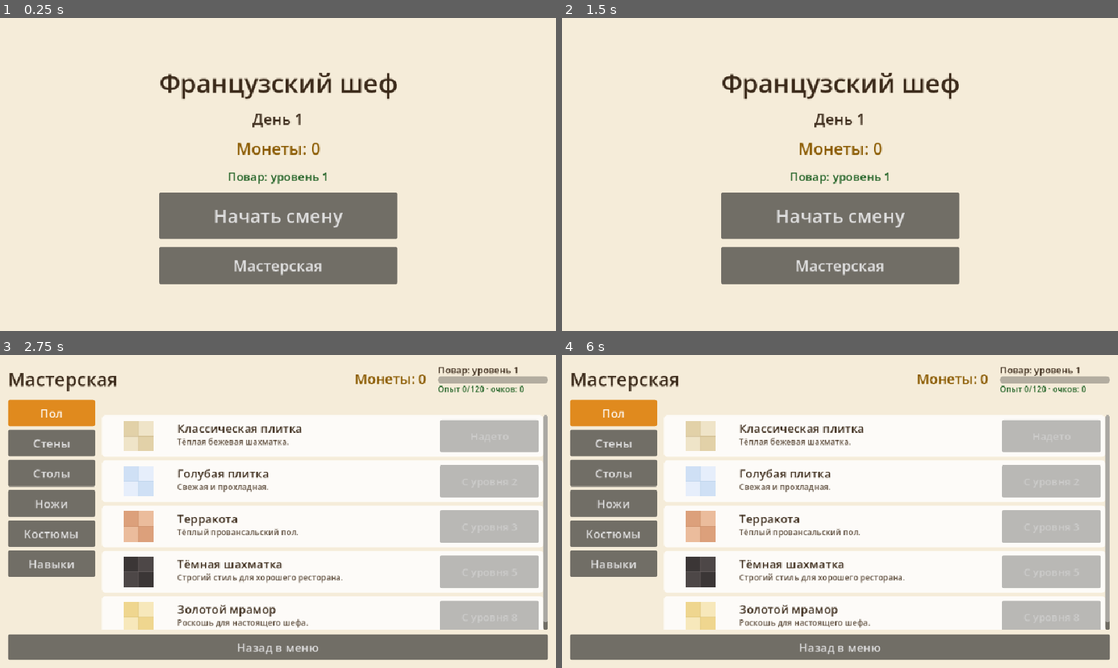
Above: before the commit, frames 1-4 (two rows, left to right).
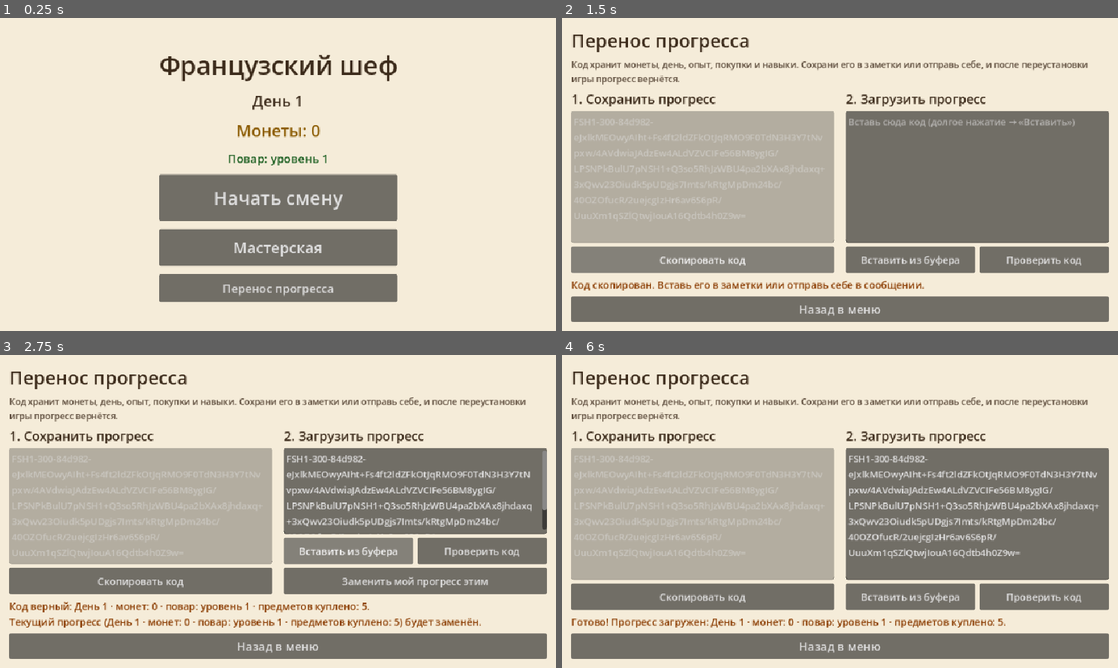
Above: after the commit, the same moments.

Repository: makedonski792-dot/Cheef-NAT
Game: Godot game, scene res://scenes/main_menu.tscn
Two runs of this game, one before a commit and one after it. Both use one fixed random seed, a clock stepped at 60 frames per second and the inputs below.
Inputs (mouse positions are in pixels of both pictures, inside the frame that each line leads up to):
- Up to frame 1 (0.25 s): no input
- Up to frame 2 (1.5 s): click (840, 287) at 0.5 s, where only the run after the commit has a clickable "Перенос прогресса"; click (701, 259) at 1.25 s, where only the run after the commit has a clickable "Скопировать код"
- Up to frame 3 (2.75 s): click (350, 596) at 2 s, where only the run after the commit has a clickable "Вставить из буфера"
- Up to frame 4 (6 s): click (701, 580) at 2.75 s, where only the run after the commit has a clickable "Скопировать код"; click (912, 567) at 3.5 s, where only the run after the commit has a clickable "Вставить из буфера"; click (912, 552) at 4.25 s, where only the run after the commit has a clickable "Вставить из буфера"; click (1045, 552) at 5 s, where only the run after the commit has a clickable "Проверить код"; click (979, 580) at 5.75 s, where only the run after the commit has a clickable "Заменить мой прогресс этим"

The runs differ from the first frame. In frame 1, 13% of the frame differs, in the area x 28-72%, y 11-91%; in frame 2, 57%; in frame 3, 67%; in frame 4, 68%, in the area x 1-99%, y 3-98%.

Commit message:
Перенос прогресса: код с контрольной суммой, копирование и загрузка, экран в меню
Co-Authored-By: Claude Sonnet 5.5 <noreply@anthropic.com>

Diff:
--- a/scenes/main_menu.gd
+++ b/scenes/main_menu.gd
@@ -61,6 +61,19 @@
 	shop_button.pressed.connect(_on_shop_pressed)
 	column.add_child(shop_button)
 
+	# Перенос прогресса: сохранить код или загрузить его после переустановки
+	var transfer_button := Button.new()
+	transfer_button.text = "Перенос прогресса"
+	transfer_button.custom_minimum_size = Vector2(320, 48)
+	transfer_button.add_theme_font_size_override("font_size", 20)
+	transfer_button.pressed.connect(_on_transfer_pressed)
+	column.add_child(transfer_button)
+
+
+# Открываем перенос прогресса
+func _on_transfer_pressed() -> void:
+	get_tree().change_scene_to_file("res://scenes/transfer.tscn")
+
 
 # Открываем Мастерскую
 func _on_shop_pressed() -> void:
--- /dev/null
+++ b/scenes/transfer.gd
@@ -0,0 +1,177 @@
+extends Control
+# Перенос прогресса: сохранить его в виде кода (скопировать) и загрузить обратно.
+# Нужно, если игру пришлось удалить и поставить заново, или при смене телефона.
+
+const INK := Color("3b2a1a")
+
+var _export_box: TextEdit
+var _import_box: TextEdit
+var _message: Label
+var _confirm_button: Button
+var _pending_data: Dictionary = {}   # проверенный код, ждущий подтверждения
+
+
+func _ready() -> void:
+	var background := ColorRect.new()
+	background.color = Color("f5ecd9")
+	background.set_anchors_preset(Control.PRESET_FULL_RECT)
+	add_child(background)
+
+	var margin := MarginContainer.new()
+	margin.set_anchors_preset(Control.PRESET_FULL_RECT)
+	for side in ["left", "right", "top", "bottom"]:
+		margin.add_theme_constant_override("margin_" + side, 16)
+	add_child(margin)
+
+	var root := VBoxContainer.new()
+	root.add_theme_constant_override("separation", 8)
+	margin.add_child(root)
+
+	root.add_child(_label("Перенос прогресса", 32, INK))
+	var hint := _label("Код хранит монеты, день, опыт, покупки и навыки. Сохрани его в заметки или отправь себе, и после переустановки игры прогресс вернётся.", 15, Color("5b4a3a"))
+	hint.autowrap_mode = TextServer.AUTOWRAP_WORD_SMART
+	root.add_child(hint)
+
+	var columns := HBoxContainer.new()
+	columns.size_flags_vertical = Control.SIZE_EXPAND_FILL
+	columns.add_theme_constant_override("separation", 20)
+	root.add_child(columns)
+
+	columns.add_child(_build_export_column())
+	columns.add_child(_build_import_column())
+
+	_message = _label("", 17, Color("8a3b00"))
+	_message.autowrap_mode = TextServer.AUTOWRAP_WORD_SMART
+	root.add_child(_message)
+
+	var back := Button.new()
+	back.text = "Назад в меню"
+	back.custom_minimum_size = Vector2(0, 44)
+	back.add_theme_font_size_override("font_size", 20)
+	back.pressed.connect(_on_back_pressed)
+	root.add_child(back)
+
+
+# ---------- Сохранить: скопировать код ----------
+
+func _build_export_column() -> Control:
+	var column := VBoxContainer.new()
+	column.size_flags_horizontal = Control.SIZE_EXPAND_FILL
+	column.add_theme_constant_override("separation", 6)
+	column.add_child(_label("1. Сохранить прогресс", 22, INK))
+
+	_export_box = TextEdit.new()
+	_export_box.editable = false
+	_export_box.wrap_mode = TextEdit.LINE_WRAPPING_BOUNDARY
+	_export_box.size_flags_vertical = Control.SIZE_EXPAND_FILL
+	_export_box.text = GameState.export_code()
+	column.add_child(_export_box)
+
+	var copy := _button("Скопировать код")
+	copy.pressed.connect(_on_copy_pressed)
+	column.add_child(copy)
+	return column
+
+
+# ---------- Загрузить: вставить код ----------
+
+func _build_import_column() -> Control:
+	var column := VBoxContainer.new()
+	column.size_flags_horizontal = Control.SIZE_EXPAND_FILL
+	column.add_theme_constant_override("separation", 6)
+	column.add_child(_label("2. Загрузить прогресс", 22, INK))
+
+	_import_box = TextEdit.new()
+	_import_box.placeholder_text = "Вставь сюда код (долгое нажатие → «Вставить»)"
+	_import_box.wrap_mode = TextEdit.LINE_WRAPPING_BOUNDARY
+	_import_box.size_flags_vertical = Control.SIZE_EXPAND_FILL
+	_import_box.text_changed.connect(_on_import_text_changed)
+	column.add_child(_import_box)
+
+	var buttons := HBoxContainer.new()
+	buttons.add_theme_constant_override("separation", 8)
+	column.add_child(buttons)
+
+	var paste := _button("Вставить из буфера")
+	paste.pressed.connect(_on_paste_pressed)
+	buttons.add_child(paste)
+
+	var check := _button("Проверить код")
+	check.pressed.connect(_on_check_pressed)
+	buttons.add_child(check)
+
+	_confirm_button = _button("Заменить мой прогресс этим")
+	_confirm_button.visible = false
+	_confirm_button.pressed.connect(_on_confirm_pressed)
+	column.add_child(_confirm_button)
+	return column
+
+
+func _on_copy_pressed() -> void:
+	DisplayServer.clipboard_set(_export_box.text)
+	_message.text = "Код скопирован. Вставь его в заметки или отправь себе в сообщении."
+
+
+func _on_paste_pressed() -> void:
+	_import_box.text = DisplayServer.clipboard_get()
+	_on_import_text_changed()
+	if _import_box.text.strip_edges() == "":
+		_message.text = "В буфере обмена ничего нет. Сначала скопируй код."
+	else:
+		_on_check_pressed()
+
+
+# Если код поменяли, прежняя проверка уже не действует
+func _on_import_text_changed() -> void:
+	_pending_data = {}
+	_confirm_button.visible = false
+
+
+# Проверить код и показать, что в нём лежит
+func _on_check_pressed() -> void:
+	var result := ProgressCode.decode(_import_box.text)
+	if not result["ok"]:
+		_pending_data = {}
+		_confirm_button.visible = false
+		_message.text = result["error"]
+		return
+	_pending_data = result["data"]
+	_confirm_button.visible = true
+	_message.text = "Код верный: %s.\nТекущий прогресс (%s) будет заменён." % [
+		ProgressCode.summary(_pending_data), ProgressCode.summary(GameState._save_data())
+	]
+
+
+func _on_confirm_pressed() -> void:
+	if _pending_data.is_empty():
+		return
+	var error := GameState.import_code(_import_box.text)
+	if error != "":
+		_message.text = error
+		return
+	_pending_data = {}
+	_confirm_button.visible = false
+	_export_box.text = GameState.export_code()
+	_message.text = "Готово! Прогресс загружен: %s." % ProgressCode.summary(GameState._save_data())
+	Sound.play("success", -4.0)
+
+
+func _button(text: String) -> Button:
+	var button := Button.new()
+	button.text = text
+	button.custom_minimum_size = Vector2(0, 46)
+	button.size_flags_horizontal = Control.SIZE_EXPAND_FILL
+	button.add_theme_font_size_override("font_size", 17)
+	return button
+
+
+func _label(text: String, size: int, color: Color) -> Label:
+	var label := Label.new()
+	label.text = text
+	label.add_theme_font_size_override("font_size", size)
+	label.add_theme_color_override("font_color", color)
+	return label
+
+
+func _on_back_pressed() -> void:
+	get_tree().change_scene_to_file("res://scenes/main_menu.tscn")
--- /dev/null
+++ b/scenes/transfer.tscn
@@ -0,0 +1,12 @@
+[gd_scene load_steps=2 format=3]
+
+[ext_resource type="Script" path="res://scenes/transfer.gd" id="1"]
+
+[node name="Transfer" type="Control"]
+layout_mode = 3
+anchors_preset = 15
+anchor_right = 1.0
+anchor_bottom = 1.0
+grow_horizontal = 2
+grow_vertical = 2
+script = ExtResource("1")
--- a/scripts/game_state.gd
+++ b/scripts/game_state.gd
@@ -144,14 +144,38 @@
 	save_game()
 
 
+# Всё, что запоминается между запусками
+func _save_data() -> Dictionary:
+	return {"coins": coins, "sound": sound_enabled, "day": day, "tutorial": tutorial_seen, "difficulty": difficulty,
+			"xp": xp, "owned": owned, "equipped": equipped, "skills": skills}
+
+
 func save_game() -> void:
-	SaveGame.write({"coins": coins, "sound": sound_enabled, "day": day, "tutorial": tutorial_seen, "difficulty": difficulty,
-			"xp": xp, "owned": owned, "equipped": equipped, "skills": skills}, save_path)
+	SaveGame.write(_save_data(), save_path)
 
 
 # Загрузить сохранение. Если его нет, начинаем с 0 монет.
 func load_game() -> void:
-	var data := SaveGame.read(save_path)
+	_apply_data(SaveGame.read(save_path))
+
+
+# Код прогресса: текст, который можно скопировать и вставить после переустановки игры
+func export_code() -> String:
+	return ProgressCode.encode(_save_data())
+
+
+# Загрузить прогресс из кода. Возвращает текст ошибки или "" при успехе.
+func import_code(code: String) -> String:
+	var result := ProgressCode.decode(code)
+	if not result["ok"]:
+		return result["error"]
+	_apply_data(result["data"])
+	save_game()
+	return ""
+
+
+# Применить данные сохранения (из файла или из кода), исправляя некорректные значения
+func _apply_data(data: Dictionary) -> void:
 	# int(...) нужен, потому что JSON хранит числа как дробные
 	coins = maxi(0, int(data.get("coins", 0)))
 	sound_enabled = bool(data.get("sound", true))
--- /dev/null
+++ b/scripts/progress_code.gd
@@ -0,0 +1,63 @@
+class_name ProgressCode
+extends RefCounted
+# «Код прогресса»: сохранение игры в виде короткого текста, который можно скопировать
+# и вставить обратно (после переустановки игры или на другом телефоне).
+# Формат: FSH1-<размер>-<контрольная сумма>-<сжатые данные>. Контрольная сумма
+# защищает от случайных опечаток и обрезанного текста.
+
+const PREFIX := "FSH1"
+const MAX_SIZE := 100000
+
+
+# Данные сохранения -> текст кода
+static func encode(data: Dictionary) -> String:
+	var raw := JSON.stringify(data).to_utf8_buffer()
+	var body := Marshalls.raw_to_base64(raw.compress(FileAccess.COMPRESSION_DEFLATE))
+	return "%s-%d-%s-%s" % [PREFIX, raw.size(), _checksum(body, raw.size()), body]
+
+
+# Текст кода -> {"ok": bool, "data": Dictionary, "error": String}
+static func decode(code: String) -> Dictionary:
+	# Убираем пробелы и переносы строк (при копировании текст часто разбивается)
+	var clean := code.strip_edges()
+	for blank in [" ", "\n", "\r", "\t"]:
+		clean = clean.replace(blank, "")
+	if clean == "":
+		return _fail("Код пустой. Вставь код, который ты копировал раньше.")
+
+	var parts := clean.split("-", true, 3)
+	if parts.size() != 4 or parts[0] != PREFIX:
+		return _fail("Это не код прогресса этой игры. Он должен начинаться с «%s-»." % PREFIX)
+	if not parts[1].is_valid_int():
+		return _fail("Код повреждён.")
+	var size := int(parts[1])
+	if size <= 0 or size > MAX_SIZE:
+		return _fail("Код повреждён.")
+	if _checksum(parts[3], size) != parts[2]:
+		return _fail("Код скопирован не полностью или с ошибкой. Скопируй его ещё раз целиком.")
+
+	var packed := Marshalls.base64_to_raw(parts[3])
+	var raw := packed.decompress(size, FileAccess.COMPRESSION_DEFLATE)
+	if raw.size() != size:
+		return _fail("Код повреждён.")
+	var parsed = JSON.parse_string(raw.get_string_from_utf8())
+	if not (parsed is Dictionary):
+		return _fail("Код повреждён.")
+	return {"ok": true, "data": parsed, "error": ""}
+
+
+# Краткое описание прогресса из кода для подтверждения
+static func summary(data: Dictionary) -> String:
+	var xp := maxi(0, int(data.get("xp", 0)))
+	return "День %d · монет: %d · повар: уровень %d · предметов куплено: %d" % [
+		maxi(1, int(data.get("day", 1))), maxi(0, int(data.get("coins", 0))),
+		Skills.level_for_xp(xp), (data["owned"] as Array).size() if data.get("owned") is Array else 0
+	]
+
+
+static func _checksum(body: String, size: int) -> String:
+	return ("%s|%d" % [body, size]).md5_text().substr(0, 6)
+
+
+static func _fail(message: String) -> Dictionary:
+	return {"ok": false, "data": {}, "error": message}
--- /dev/null
+++ b/tests/test_transfer.gd
@@ -0,0 +1,130 @@
+extends SceneTree
+# Проверка переноса прогресса: код, защита от ошибок, загрузка и экран.
+#   Godot --headless --path . --script tests/test_transfer.gd
+
+var failures := 0
+
+
+func check(condition: bool, message: String) -> void:
+	if condition:
+		print("  ок: ", message)
+	else:
+		failures += 1
+		print("  ОШИБКА: ", message)
+
+
+func find_button(node: Node, text: String) -> Button:
+	if node is Button and node.text == text:
+		return node
+	for child in node.get_children():
+		var found := find_button(child, text)
+		if found != null:
+			return found
+	return null
+
+
+func set_progress(gs) -> void:
+	gs.coins = 1234
+	gs.day = 7
+	gs.xp = 1500
+	gs.difficulty = "hard"
+	gs.owned = []
+	gs.equipped = {}
+	gs.skills = {"legs": 2, "tips": 1}
+	gs._ensure_defaults()
+	gs.owned.append("knife_chef")
+	gs.equipped["knife"] = "knife_chef"
+	gs.tutorial_seen = true
+	gs.sound_enabled = false
+
+
+func _init() -> void:
+	await process_frame
+	var gs = root.get_node("GameState")
+	gs.save_path = "user://test_save.json"
+	set_progress(gs)
+
+	print("Код")
+	var code: String = gs.export_code()
+	check(code.begins_with("FSH1-"), "код начинается с метки игры: " + code.substr(0, 20))
+	check(code.length() < 700, "код короткий: %d символов" % code.length())
+	check(not code.contains(" ") and not code.contains("\n"), "код одной строкой без пробелов")
+	var decoded := ProgressCode.decode(code)
+	check(decoded["ok"] and int(decoded["data"]["coins"]) == 1234, "код читается обратно")
+
+	print("Загрузка в чистую игру")
+	gs.coins = 0
+	gs.day = 1
+	gs.xp = 0
+	gs.owned = []
+	gs.equipped = {}
+	gs.skills = {}
+	gs.difficulty = "easy"
+	gs.sound_enabled = true
+	gs.tutorial_seen = false
+	gs._ensure_defaults()
+	check(gs.import_code(code) == "", "код принят без ошибок")
+	check(gs.coins == 1234 and gs.day == 7 and gs.xp == 1500 and gs.difficulty == "hard", "монеты, день, опыт и сложность вернулись")
+	check(gs.owns("knife_chef") and gs.equipped["knife"] == "knife_chef", "покупки и надетое вернулись")
+	check(gs.skills.get("legs") == 2 and gs.skills.get("tips") == 1, "навыки вернулись")
+	check(gs.sound_enabled == false and gs.tutorial_seen == true, "настройки вернулись")
+	check(gs.chef_level() == 5 and gs.skill_points() == 1, "уровень повара 5, свободное очко: %d" % gs.skill_points())
+	gs.coins = 0
+	gs.load_game()
+	check(gs.coins == 1234, "после загрузки прогресс записан в сохранение")
+
+	print("Защита от ошибок")
+	var spaced := code.insert(30, "\n  ").insert(60, " \t")
+	check(gs.import_code(spaced) == "", "переносы строк и пробелы внутри кода не мешают")
+	check(not ProgressCode.decode("")["ok"], "пустой код отклонён: " + ProgressCode.decode("")["error"])
+	check(not ProgressCode.decode("привет")["ok"], "посторонний текст отклонён: " + ProgressCode.decode("привет")["error"])
+	check(not ProgressCode.decode(code.substr(0, code.length() - 10))["ok"], "обрезанный код отклонён: " + ProgressCode.decode(code.substr(0, code.length() - 10))["error"])
+	var typo := code.substr(0, code.length() - 3) + ("AAA" if not code.ends_with("AAA") else "BBB")
+	check(not ProgressCode.decode(typo)["ok"], "код с опечаткой отклонён")
+	check(not ProgressCode.decode("FSH1-5-aaaaaa-xxxx")["ok"], "подделка отклонена")
+	check(not ProgressCode.decode("FSH1-99999999-aaaaaa-xxxx")["ok"], "огромный размер отклонён")
+	var before_coins: int = gs.coins
+	check(gs.import_code("мусор") != "" and gs.coins == before_coins, "при ошибке текущий прогресс не меняется")
+	var evil := ProgressCode.encode({"coins": -50, "day": 0, "xp": -9, "owned": ["нет_такого"], "skills": {"legs": 99}, "difficulty": "x"})
+	check(gs.import_code(evil) == "" and gs.coins == 0 and gs.day == 1 and gs.xp == 0 and not gs.owns("нет_такого") and gs.skills["legs"] == 5 and gs.difficulty == "easy",
+			"некорректные значения в коде исправляются")
+	check(ProgressCode.summary(decoded["data"]).contains("День 7") and ProgressCode.summary(decoded["data"]).contains("1234"), "описание: " + ProgressCode.summary(decoded["data"]))
+
+	print("Экран переноса")
+	set_progress(gs)
+	var good_code: String = gs.export_code()
+	var screen: Control = load("res://scenes/transfer.tscn").instantiate()
+	root.add_child(screen)
+	await process_frame
+	await process_frame
+	check(screen._export_box.text == good_code, "на экране показан код прогресса")
+	var copy := find_button(screen, "Скопировать код")
+	check(copy != null, "есть кнопка «Скопировать код»")
+	copy.pressed.emit()
+	check(screen._message.text.begins_with("Код скопирован"), "после нажатия: " + screen._message.text)
+
+	set_progress(gs)
+	gs.coins = 10
+	screen._import_box.text = good_code
+	screen._import_box.text_changed.emit()
+	check(not screen._confirm_button.visible, "до проверки подтверждения нет")
+	find_button(screen, "Проверить код").pressed.emit()
+	check(screen._confirm_button.visible and screen._message.text.contains("Код верный"), "код проверен, показано описание: " + screen._message.text.replace("\n", " "))
+	check(gs.coins == 10, "пока не подтвердили, прогресс не тронут")
+	screen._confirm_button.pressed.emit()
+	check(gs.coins == 1234 and screen._message.text.begins_with("Готово"), "после подтверждения прогресс загружен")
+
+	screen._import_box.text = "FSH1-12-bad-code"
+	screen._import_box.text_changed.emit()
+	find_button(screen, "Проверить код").pressed.emit()
+	check(not screen._confirm_button.visible and screen._message.text != "", "плохой код: подтверждения нет, есть объяснение")
+
+	var menu: Control = load("res://scenes/main_menu.tscn").instantiate()
+	root.add_child(menu)
+	await process_frame
+	check(find_button(menu, "Перенос прогресса") != null, "в главном меню есть кнопка переноса")
+
+	DirAccess.remove_absolute("user://test_save.json")
+	print("")
+	print("ВСЕ ТЕСТЫ ПРОШЛИ" if failures == 0 else "ПРОВАЛЕНО ТЕСТОВ: %d" % failures)
+	quit(failures)
Not shown, added: scenes/transfer.gd.uid
Not shown, added: scripts/progress_code.gd.uid
Not shown, added: tests/test_transfer.gd.uid
